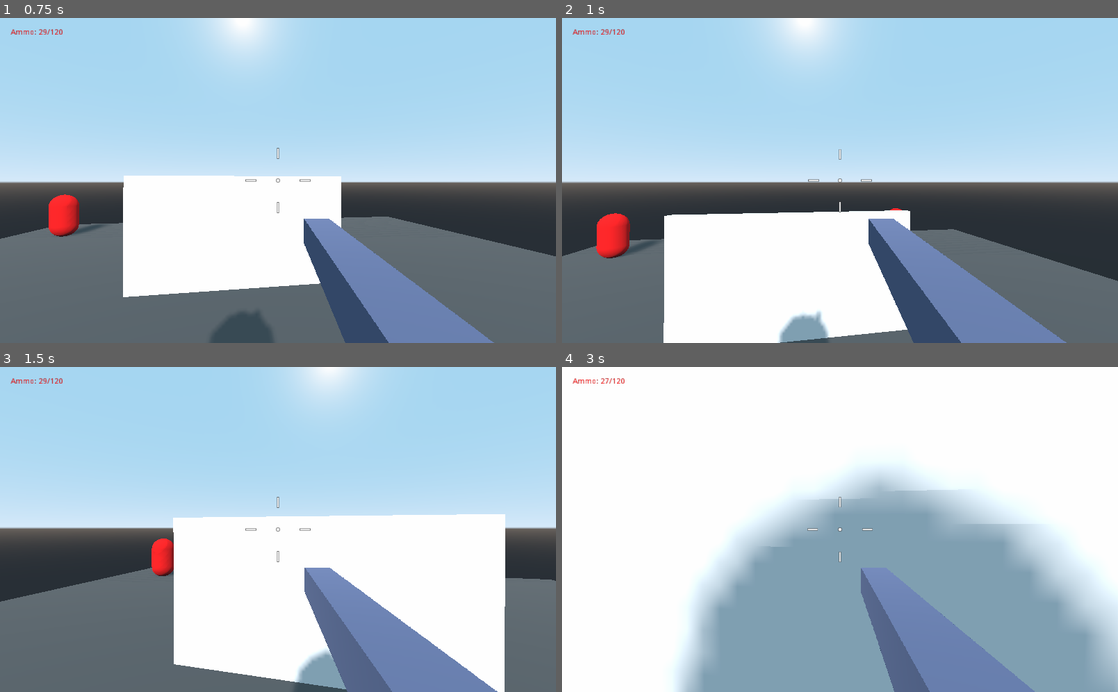
Above: before the commit, frames 1-4 (two rows, left to right).
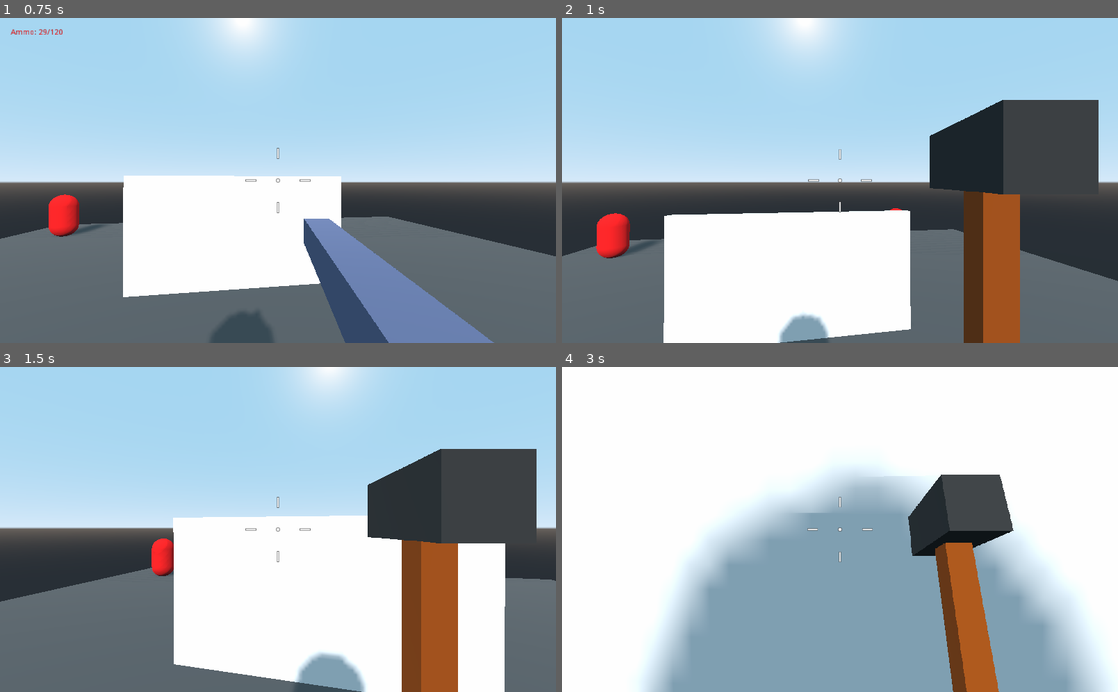
Above: after the commit, the same moments.

Repository: cedmundo/tutorial-fps
Game: Godot game, scene res://Main.tscn
Same seed, same stepped clock (60 frames per second), same inputs: the game is played once before the commit and once after it.
Inputs (mouse positions are in pixels of both pictures, inside the frame that each line leads up to):
- Up to frame 1 (0.75 s): move the mouse to (305, 180) at 0.52 s; hold W (forward) from 0.53 s (still down); click (305, 180) at 0.6 s
- Up to frame 2 (1 s): keep holding W (forward); tap Space (jump) at 0.77 s; tap 4 (switch_weapon_4, bound only after the commit) at 0.8 s
- Up to frame 3 (1.5 s): keep holding W (forward); move the mouse to (250, 529) at 1.27 s; tap 4 (switch_weapon_4, bound only after the commit) at 1.35 s
- Up to frame 4 (3 s): keep holding W (forward); tap Space (jump) at 1.52 s; click (812, 529) at 1.55 s; move the mouse to (851, 523) at 2.02 s; right-click (851, 523) at 2.1 s; tap 4 (switch_weapon_4, bound only after the commit) at 2.3 s; move the mouse to (834, 536) at 2.77 s; click (834, 536) at 2.85 s

Frame 1 is identical in both runs. In frame 2, 17% of the frame differs, in the area x 1-97%, y 3-100%; in frame 3, 17%; in frame 4, 24%, in the area x 1-100%, y 3-100%.

Commit message:
Add hammer as melee weapon

Diff:
--- /dev/null
+++ b/Hammer.gd
@@ -0,0 +1,28 @@
+extends Spatial
+
+export(NodePath) var ammo_label_path : NodePath
+export(bool) var is_active = false
+export(float) var damage = 40.0
+
+onready var animation_tree = $AnimationTree
+onready var ammo_label = get_node(ammo_label_path)
+
+var accuracy = 0.0
+var accuracy_bonus = 0.0
+var is_moving = false
+
+func _process(_delta):
+	if not is_active:
+		return
+
+	ammo_label.text = ""
+
+	if Input.is_action_just_pressed("fire"):
+		animation_tree.set("parameters/conditions/hit", true)
+		yield(get_tree().create_timer(0.1), "timeout")
+		animation_tree.set("parameters/conditions/hit", false)
+
+
+func _on_Area_body_entered(body):
+	if body.is_in_group("enemies"):
+		body.deal_damage(damage)
--- /dev/null
+++ b/Hammer.tscn
@@ -0,0 +1,133 @@
+[gd_scene load_steps=18 format=2]
+
+[ext_resource path="res://Hammer.gd" type="Script" id=1]
+
+[sub_resource type="BoxShape" id=1]
+extents = Vector3( 0.1, 0.1, 0.2 )
+
+[sub_resource type="CubeMesh" id=2]
+size = Vector3( 0.2, 0.2, 0.4 )
+
+[sub_resource type="SpatialMaterial" id=3]
+albedo_color = Color( 0.207843, 0.207843, 0.207843, 1 )
+
+[sub_resource type="CubeMesh" id=4]
+size = Vector3( 0.1, 1.5, 0.1 )
+
+[sub_resource type="SpatialMaterial" id=5]
+albedo_color = Color( 0.619608, 0.282353, 0.0117647, 1 )
+
+[sub_resource type="Animation" id=6]
+resource_name = "Hit"
+length = 0.5
+tracks/0/type = "value"
+tracks/0/path = NodePath("Area:rotation_degrees")
+tracks/0/interp = 1
+tracks/0/loop_wrap = true
+tracks/0/imported = false
+tracks/0/enabled = true
+tracks/0/keys = {
+"times": PoolRealArray( 0, 0.5 ),
+"transitions": PoolRealArray( 1, 1 ),
+"update": 0,
+"values": [ Vector3( 0, 0, 0 ), Vector3( -90, 0, 0 ) ]
+}
+
+[sub_resource type="Animation" id=7]
+resource_name = "Idle"
+length = 0.1
+tracks/0/type = "value"
+tracks/0/path = NodePath("Area:rotation_degrees")
+tracks/0/interp = 1
+tracks/0/loop_wrap = true
+tracks/0/imported = false
+tracks/0/enabled = true
+tracks/0/keys = {
+"times": PoolRealArray( 0 ),
+"transitions": PoolRealArray( 1 ),
+"update": 0,
+"values": [ Vector3( 0, 0, 0 ) ]
+}
+
+[sub_resource type="Animation" id=8]
+resource_name = "Return"
+length = 0.5
+tracks/0/type = "value"
+tracks/0/path = NodePath("Area:rotation_degrees")
+tracks/0/interp = 1
+tracks/0/loop_wrap = true
+tracks/0/imported = false
+tracks/0/enabled = true
+tracks/0/keys = {
+"times": PoolRealArray( 0, 0.5 ),
+"transitions": PoolRealArray( 1, 1 ),
+"update": 0,
+"values": [ Vector3( -90, 0, 0 ), Vector3( 0, 0, 0 ) ]
+}
+
+[sub_resource type="AnimationNodeAnimation" id=9]
+animation = "Hit"
+
+[sub_resource type="AnimationNodeAnimation" id=10]
+animation = "Idle"
+
+[sub_resource type="AnimationNodeAnimation" id=11]
+animation = "Return"
+
+[sub_resource type="AnimationNodeStateMachineTransition" id=12]
+advance_condition = "hit"
+
+[sub_resource type="AnimationNodeStateMachineTransition" id=13]
+switch_mode = 2
+auto_advance = true
+
+[sub_resource type="AnimationNodeStateMachineTransition" id=14]
+switch_mode = 2
+auto_advance = true
+
+[sub_resource type="AnimationNodeStateMachine" id=15]
+states/Hit/node = SubResource( 9 )
+states/Hit/position = Vector2( 625, 51 )
+states/Idle/node = SubResource( 10 )
+states/Idle/position = Vector2( 322, 51 )
+states/Return/node = SubResource( 11 )
+states/Return/position = Vector2( 625, 170 )
+transitions = [ "Idle", "Hit", SubResource( 12 ), "Hit", "Return", SubResource( 13 ), "Return", "Idle", SubResource( 14 ) ]
+start_node = "Idle"
+
+[sub_resource type="AnimationNodeStateMachinePlayback" id=16]
+
+[node name="Hammer" type="Spatial"]
+script = ExtResource( 1 )
+
+[node name="Area" type="Area" parent="."]
+transform = Transform( 1, 0, 0, 0, 1, 0, 0, 0, 1, 0.445, -0.772, -0.691 )
+
+[node name="CollisionShape" type="CollisionShape" parent="Area"]
+transform = Transform( 1, 0, 0, 0, 1, 0, 0, 0, 1, 0, 0.843, 0 )
+shape = SubResource( 1 )
+
+[node name="Head" type="MeshInstance" parent="Area"]
+transform = Transform( 1, 0, 0, 0, 1, 0, 0, 0, 1, 0, 0.843, 0 )
+layers = 3
+mesh = SubResource( 2 )
+material/0 = SubResource( 3 )
+
+[node name="Handle" type="MeshInstance" parent="Area"]
+layers = 3
+mesh = SubResource( 4 )
+material/0 = SubResource( 5 )
+
+[node name="AnimationPlayer" type="AnimationPlayer" parent="."]
+anims/Hit = SubResource( 6 )
+anims/Idle = SubResource( 7 )
+anims/Return = SubResource( 8 )
+
+[node name="AnimationTree" type="AnimationTree" parent="."]
+tree_root = SubResource( 15 )
+anim_player = NodePath("../AnimationPlayer")
+active = true
+parameters/playback = SubResource( 16 )
+parameters/conditions/hit = false
+
+[connection signal="body_entered" from="Area" to="." method="_on_Area_body_entered"]
--- a/Player.gd
+++ b/Player.gd
@@ -21,6 +21,7 @@
 export(NodePath) var weapon_1_path : NodePath
 export(NodePath) var weapon_2_path : NodePath
 export(NodePath) var weapon_3_path : NodePath
+export(NodePath) var weapon_4_path : NodePath
 
 var velocity = Vector3.ZERO
 var gravity_vec = Vector3.ZERO
@@ -28,7 +29,7 @@
 var target_accuracy : float
 var accuracy : float
 var ammo : Array = default_ammo
-var weapon : Weapon
+var weapon
 
 onready var camera = $Camera
 onready var weapon_camera = $Camera/WeaponViewport/Viewport/WeaponCamera
@@ -37,6 +38,7 @@
 onready var weapon_1 = get_node(weapon_1_path)
 onready var weapon_2 = get_node(weapon_2_path)
 onready var weapon_3 = get_node(weapon_3_path)
+onready var weapon_4 = get_node(weapon_4_path)
 
 func _ready():
 	Input.set_mouse_mode(Input.MOUSE_MODE_CAPTURED)
@@ -73,6 +75,9 @@
 
 	if Input.is_action_just_pressed("switch_weapon_3"):
 		_enable_weapon(weapon_3)
+
+	if Input.is_action_just_pressed("switch_weapon_4"):
+		_enable_weapon(weapon_4)
 
 func _physics_process(delta):
 	var input_strength : Vector2 = Vector2.ZERO
--- a/Player.tscn
+++ b/Player.tscn
@@ -8,6 +8,7 @@
 [ext_resource path="res://AssaultRifle.tscn" type="PackedScene" id=6]
 [ext_resource path="res://Pistol.tscn" type="PackedScene" id=7]
 [ext_resource path="res://RocketLauncher.tscn" type="PackedScene" id=8]
+[ext_resource path="res://Hammer.tscn" type="PackedScene" id=9]
 
 [sub_resource type="CapsuleShape" id=1]
 height = 1.7
@@ -26,6 +27,7 @@
 weapon_1_path = NodePath("Camera/Weapons/AssaultRifle")
 weapon_2_path = NodePath("Camera/Weapons/Pistol")
 weapon_3_path = NodePath("Camera/Weapons/RocketLauncher")
+weapon_4_path = NodePath("Camera/Weapons/Hammer")
 
 [node name="Camera" type="Camera" parent="."]
 transform = Transform( 1, 0, 0, 0, 1, 0, 0, 0, 1, 0, 1.20406, 0 )
@@ -55,6 +57,10 @@
 camera_path = NodePath("../..")
 player_path = NodePath("../../..")
 crosshair_path = NodePath("../../../Crosshair")
+ammo_label_path = NodePath("../../../AmmoLabel")
+
+[node name="Hammer" parent="Camera/Weapons" instance=ExtResource( 9 )]
+visible = false
 ammo_label_path = NodePath("../../../AmmoLabel")
 
 [node name="WeaponViewport" type="ViewportContainer" parent="Camera"]
--- a/project.godot
+++ b/project.godot
@@ -86,6 +86,11 @@
 "events": [ Object(InputEventKey,"resource_local_to_scene":false,"resource_name":"","device":0,"alt":false,"shift":false,"control":false,"meta":false,"command":false,"pressed":false,"scancode":51,"unicode":0,"echo":false,"script":null)
  ]
 }
+switch_weapon_4={
+"deadzone": 0.5,
+"events": [ Object(InputEventKey,"resource_local_to_scene":false,"resource_name":"","device":0,"alt":false,"shift":false,"control":false,"meta":false,"command":false,"pressed":false,"scancode":52,"unicode":0,"echo":false,"script":null)
+ ]
+}
 
 [physics]
 
Not shown: 1 places in Player.tscn that only renumber resources
